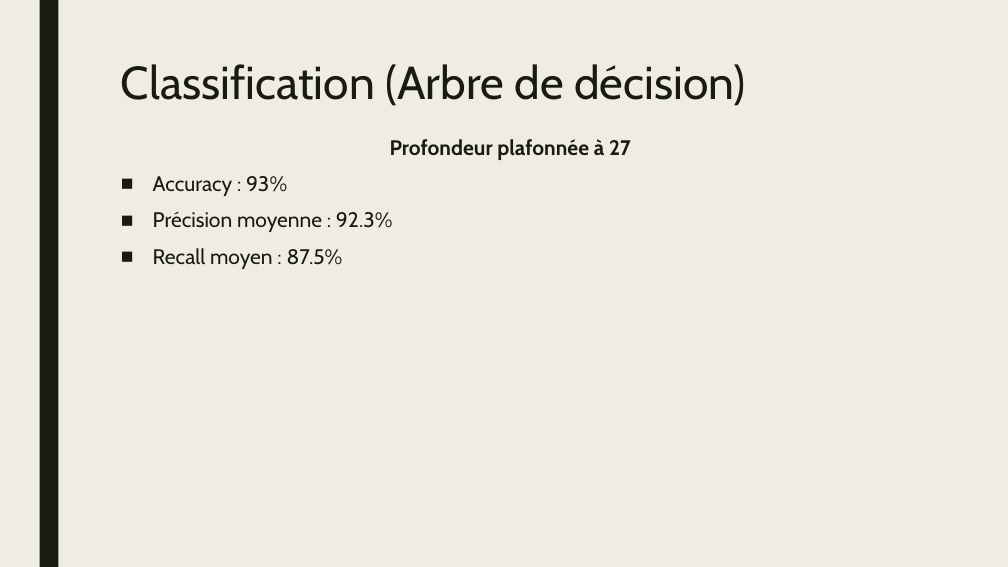
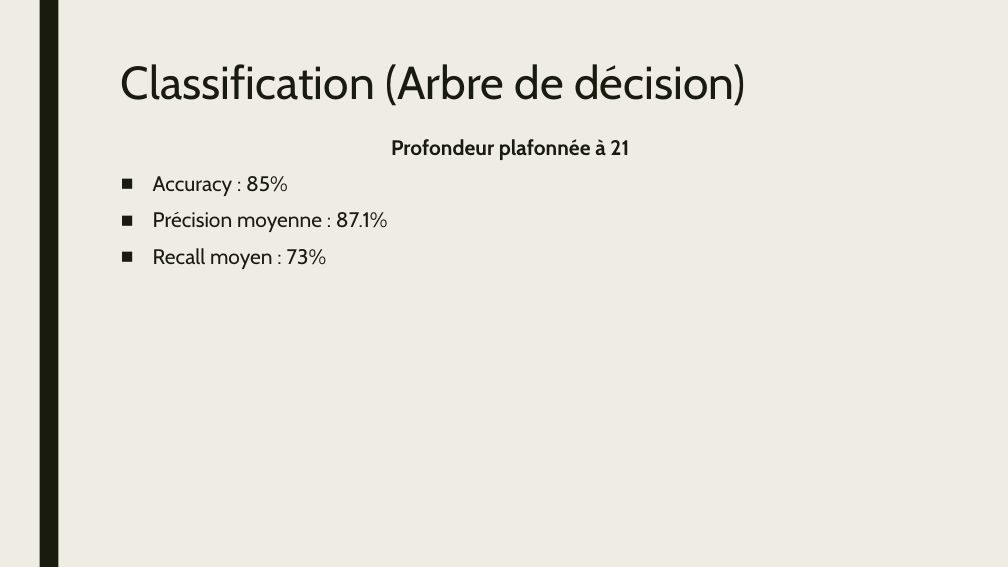
Before and after one commit to HamaniKhalil/black-friday-predict, a slide deck: slide 35 of presentation/fdd-hk-presentation-bf.pptx. Drawn at 1008x567 pixels with LibreOffice and Linux fonts; fonts in the diff are those of the drawing. Boxes give left, top, right and bottom in pixels: in the first picture for what was removed or moved away, otherwise in the second. Text is boxed around its words. In the diff, an @@ line names an element or a change of style, - is before the commit and + after.

```diff
--- a/presentation/fdd-hk-presentation-bf.pptx
+++ b/presentation/fdd-hk-presentation-bf.pptx
@@ text at <box>153,139,629,269</box>: text changed @@
-Profondeur plafonnée à 27
-■ Accuracy : 93%
-■ Précision moyenne : 92.3%
-■ Recall moyen : 87.5%
+Profondeur plafonnée à 21
+■ Accuracy : 85%
+■ Précision moyenne : 87.1%
+■ Recall moyen : 73%
```
Also in this commit, not shown: 2 other slides changed, 2 other files.
